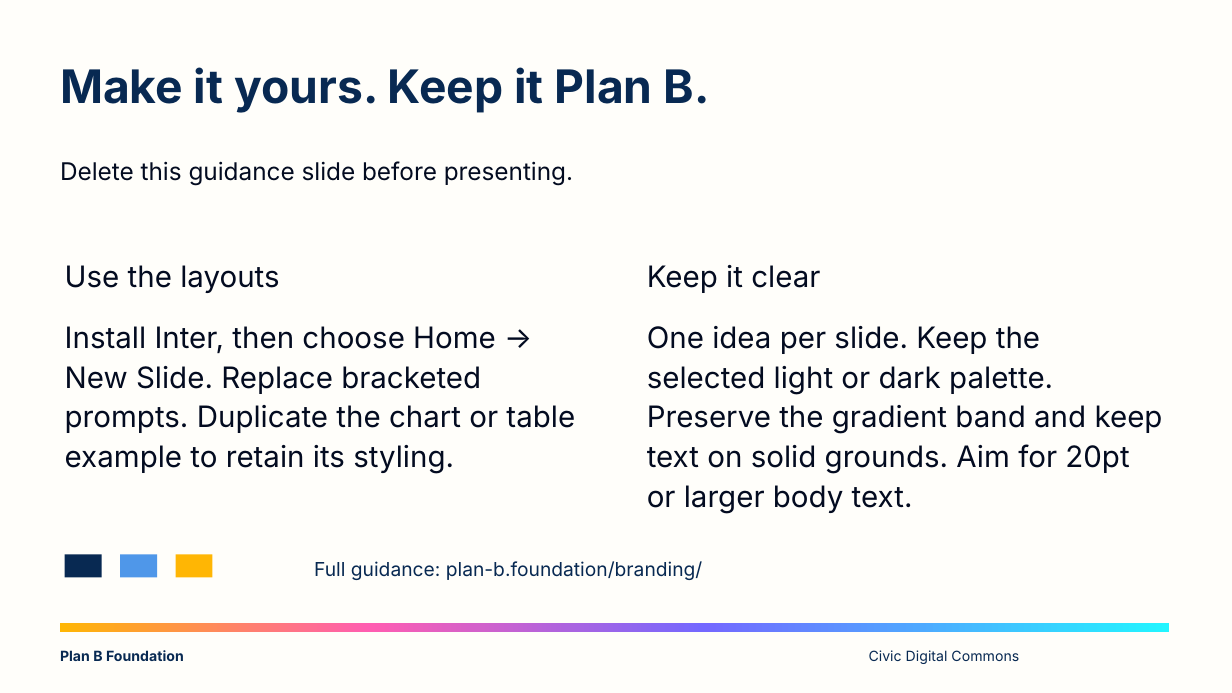
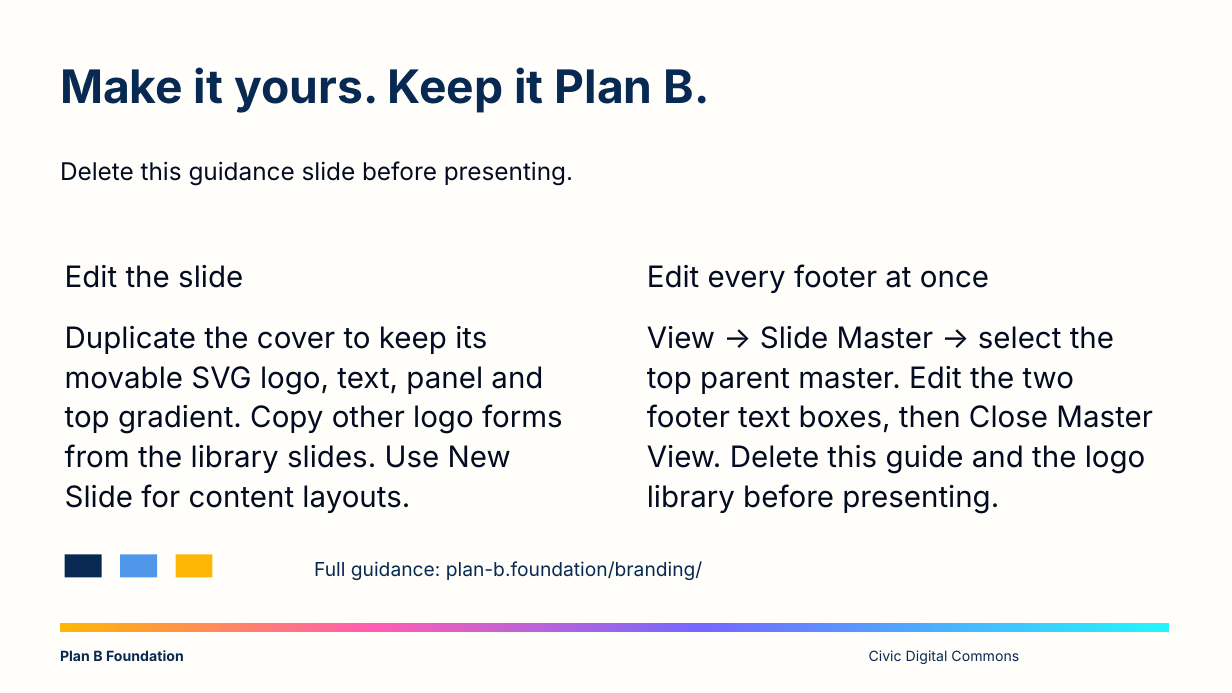
Before and after one commit to LuganoPlanB/branding, a slide deck: slide 10 of slides/planb-template-light.potx. Drawn at 1232x693 pixels with LibreOffice and Linux fonts; fonts in the diff are those of the drawing. Boxes give left, top, right and bottom in pixels: in the first picture for what was removed or moved away, otherwise in the second. Text is boxed around its words. In the diff, an @@ line names an element or a change of style, - is before the commit and + after.

Commit message:
Make cover artwork selectable and add vector logo libraries with shared master footer

```diff
--- a/slides/planb-template-light.potx
+++ b/slides/planb-template-light.potx
@@ text at <box>65,265,563,513</box>: text changed @@
-Use the layouts
-Install Inter, then choose Home → New Slide. Replace bracketed prompts. Duplicate the chart or table example to retain its styling.
+Edit the slide
+Duplicate the cover to keep its movable SVG logo, text, panel and top gradient. Copy other logo forms from the library slides. Use New Slide for content layouts.
@@ text at <box>647,264,1152,514</box>: text changed @@
-Keep it clear
-One idea per slide. Keep the selected light or dark palette. Preserve the gradient band and keep text on solid grounds. Aim for 20pt or larger body text.
+Edit every footer at once
+View → Slide Master → select the top parent master. Edit the two footer text boxes, then Close Master View. Delete this guide and the logo library before presenting.
```
Also in this commit, not shown: 1 other slide changed, 3 slides added, 7 other files.
